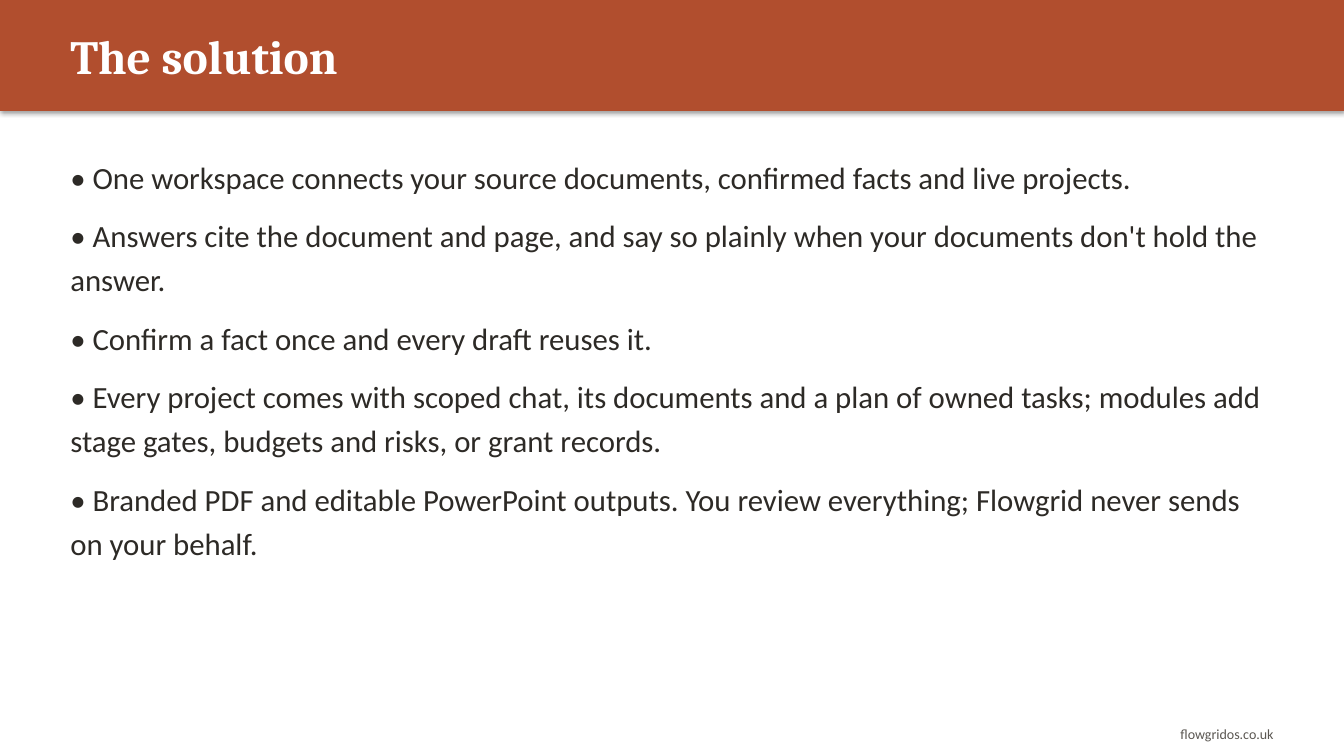
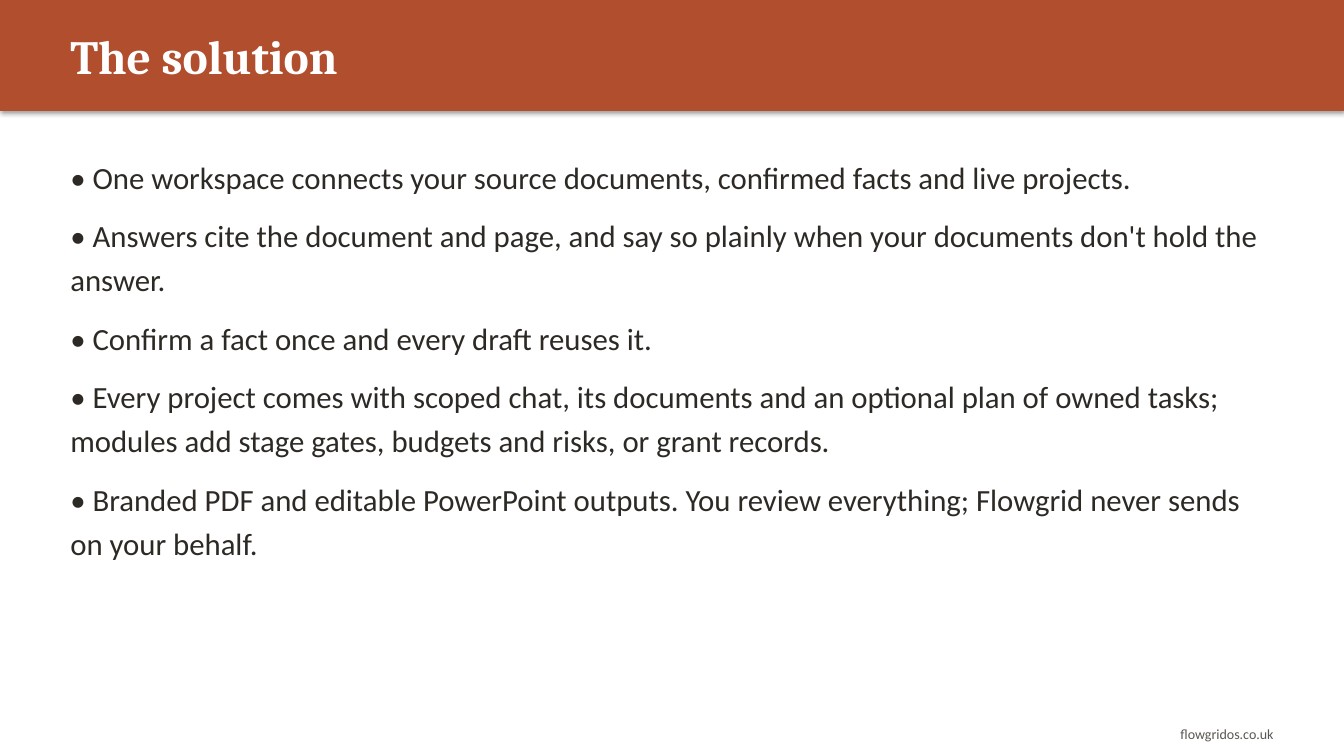
Before and after one commit to CliveStruv56/operations-engine, a slide deck: slide 3 of docs/flowgrid-os-customer-deck.pptx. Drawn at 1344x756 pixels with LibreOffice and Linux fonts; fonts in the diff are those of the drawing. Boxes give left, top, right and bottom in pixels: in the first picture for what was removed or moved away, otherwise in the second. Text is boxed around its words. In the diff, an @@ line names an element or a change of style, - is before the commit and + after.

```diff
--- a/docs/flowgrid-os-customer-deck.pptx
+++ b/docs/flowgrid-os-customer-deck.pptx
@@ text at (x1=70, y1=386, x2=1219, y2=458): text changed @@
-• Every project comes with scoped chat, its documents and a plan of owned tasks; modules add stage gates, budgets and risks, or grant records.
+• Every project comes with scoped chat, its documents and an optional plan of owned tasks; modules add stage gates, budgets and risks, or grant records.
```
Also in this commit, not shown: 1 other slide changed, 14 other files.
